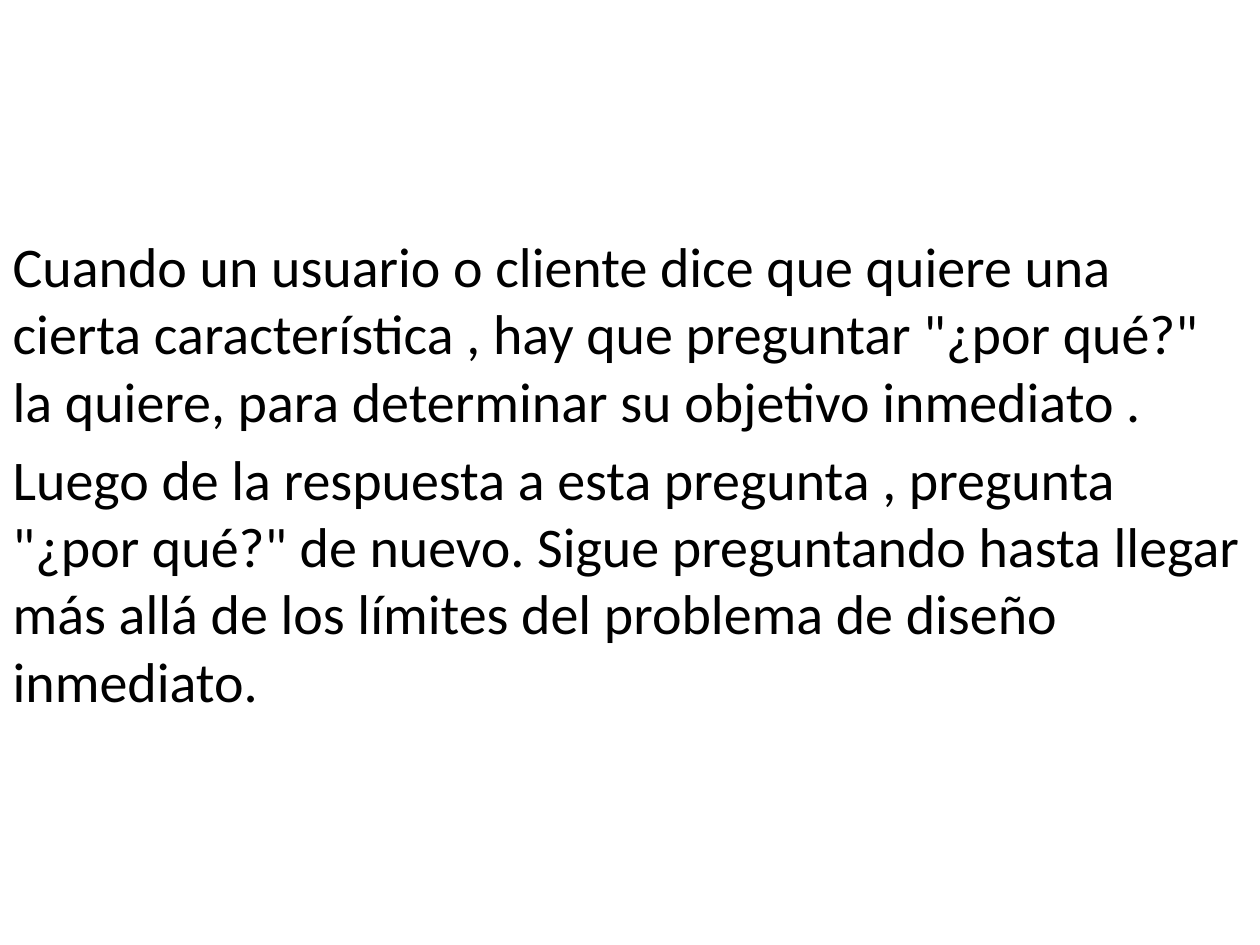
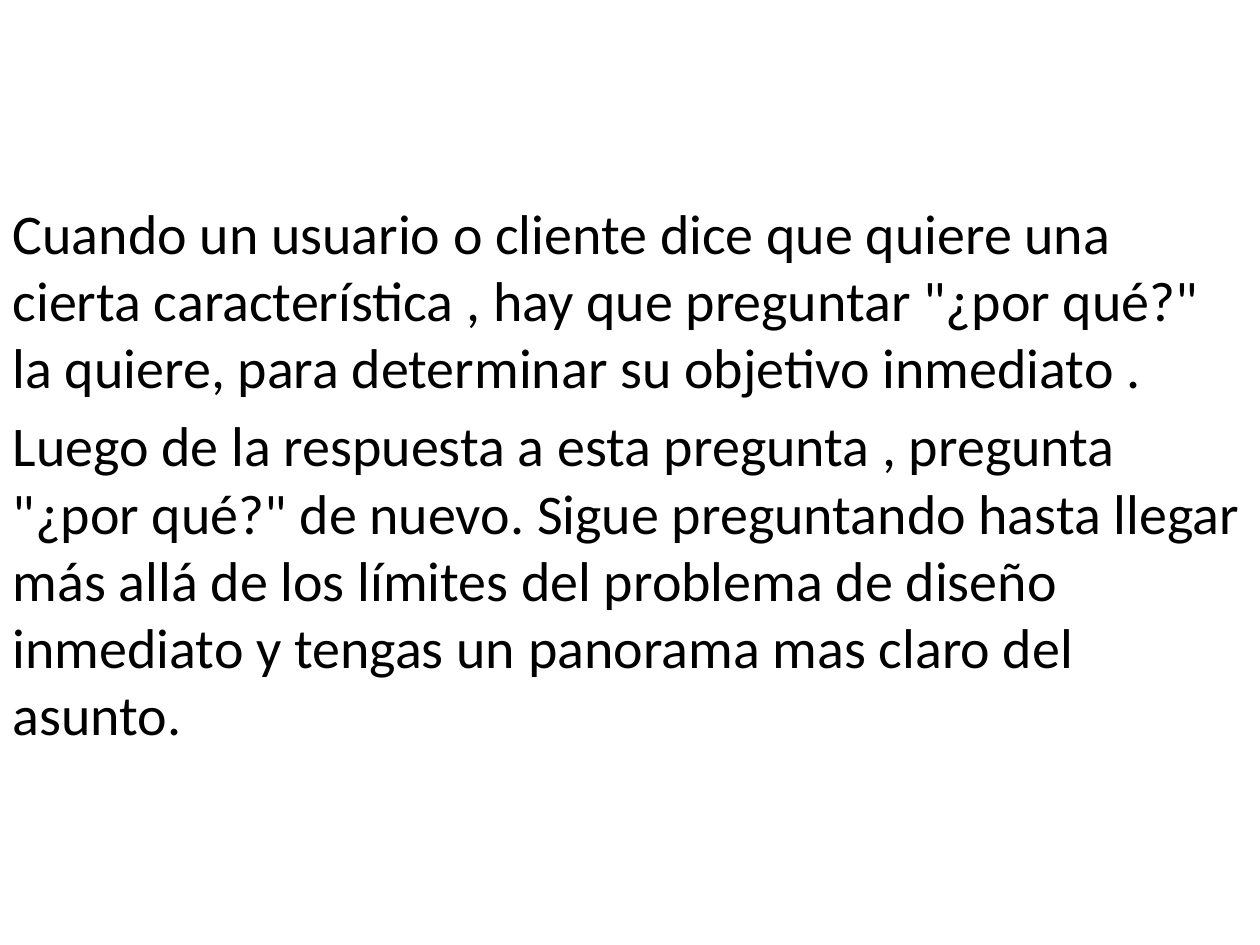
Before and after one commit to holtlanf999/designing-interfaces, a slide deck: slide 16 of UI to User.pptx (slide 14 before the commit). Drawn at 1260x945 pixels with LibreOffice and Linux fonts; fonts in the diff are those of the drawing. Boxes give left, top, right and bottom in pixels: in the first picture for what was removed or moved away, otherwise in the second. Text is boxed around its words. In the diff, an @@ line names an element or a change of style, - is before the commit and + after.

```diff
--- a/UI to User.pptx
+++ b/UI to User.pptx
@@ text at bbox=[13, 427, 1239, 736]: text changed @@
-Luego de la respuesta a esta pregunta , pregunta "¿por qué?" de nuevo. Sigue preguntando hasta llegar más allá de los límites del problema de diseño inmediato.
+Luego de la respuesta a esta pregunta , pregunta "¿por qué?" de nuevo. Sigue preguntando hasta llegar más allá de los límites del problema de diseño inmediato y tengas un panorama mas claro del asunto.
```
Also in this commit, not shown: 9 other slides changed, 11 slides added, 7 slides removed.
